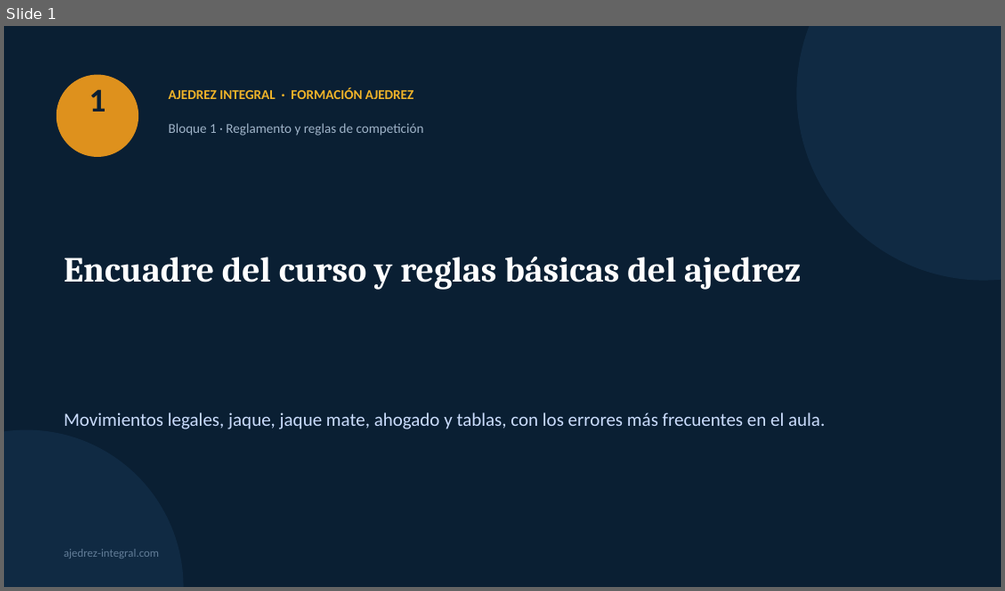
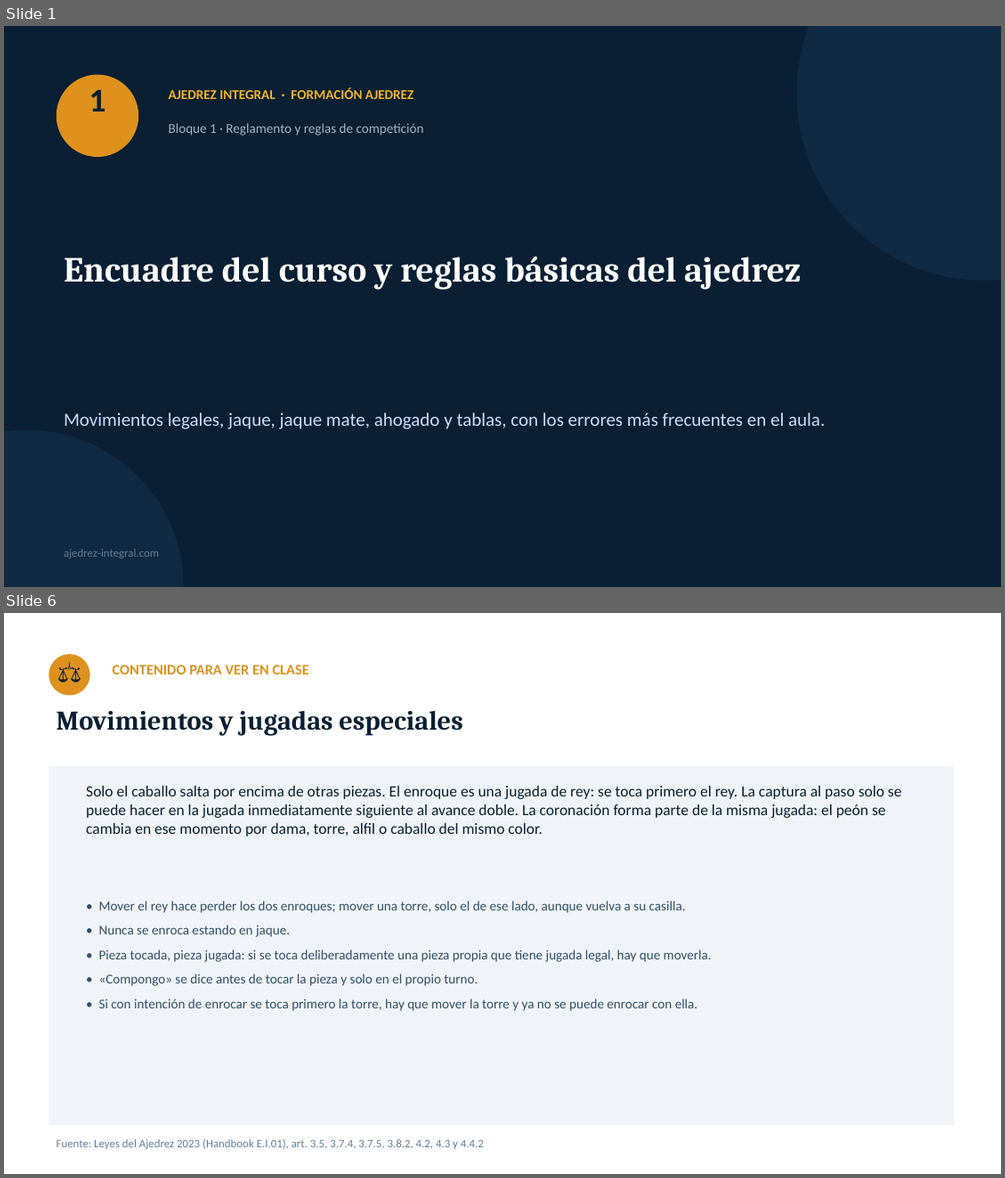
Before and after one commit to GMpupilo2026/Pagina-Completa, a slide deck: cursos/recursos/formacion-ajedrez/01-encuadre-y-reglas-basicas.pptx. Shown one above the other, each under a label of ours: slide 1 before the commit, slides 1 and 6 after it; the slides between them are not shown. The pictures are 1005x591 and 1005x1178 pixels, drawn with LibreOffice and Linux fonts; fonts in the diff are those of the drawing. Boxes give left, top, right and bottom in pixels: in the first picture for what was removed or moved away, otherwise in the second. Text is boxed around its words. In the diff, an @@ line names an element or a change of style, - is before the commit and + after.

```diff
--- a/cursos/recursos/formacion-ajedrez/01-encuadre-y-reglas-basicas.pptx
+++ b/cursos/recursos/formacion-ajedrez/01-encuadre-y-reglas-basicas.pptx
@@ slide 6 added at box(4, 613, 1001, 1174), background #FFFFFF @@
@@ ellipse added at box(48, 654, 90, 695), fill #DE911D @@
@@ text added at box(48, 654, 90, 695), 20 pt, text #0A1F33 @@
+⚖
@@ text added at box(113, 665, 309, 674), 14 pt, text #DE911D, bold @@
+CONTENIDO PARA VER EN CLASE
@@ text added at box(57, 711, 462, 735), 26 pt, text #0A1F33, bold @@
+Movimientos y jugadas especiales
@@ rectangle added at box(48, 766, 954, 1126), fill #F0F4F8 @@
@@ text added at box(86, 786, 902, 836), 15 pt, text #0A1F33 @@
+Solo el caballo salta por encima de otras piezas. El enroque es una jugada de rey: se toca primero el rey. La captura al paso solo se puede hacer en la jugada inmediatamente siguiente al avance doble. La coronación forma parte de la misma jugada: el peón se cambia en ese momento por dama, torre, alfil o caballo del mismo color.
@@ text added at box(99, 900, 712, 1011), 13 pt, text #334E68 @@
+• Mover el rey hace perder los dos enroques; mover una torre, solo el de ese lado, aunque vuelva a su casilla.
+• Nunca se enroca estando en jaque.
+• Pieza tocada, pieza jugada: si se toca deliberadamente una pieza propia que tiene jugada legal, hay que moverla.
+• «Compongo» se dice antes de tocar la pieza y solo en el propio turno.
+• Si con intención de enrocar se toca primero la torre, hay que mover la torre y ya no se puede enrocar con ella.
@@ text added at box(57, 1139, 484, 1149), 11 pt, text #627D98 @@
+Fuente: Leyes del Ajedrez 2023 (Handbook E.I.01), art. 3.5, 3.7.4, 3.7.5, 3.8.2, 4.2, 4.3 y 4.4.2
```
Also in this commit, not shown: 1 slide changed, 24 other slides added, 4 slides removed, 28 other files.
